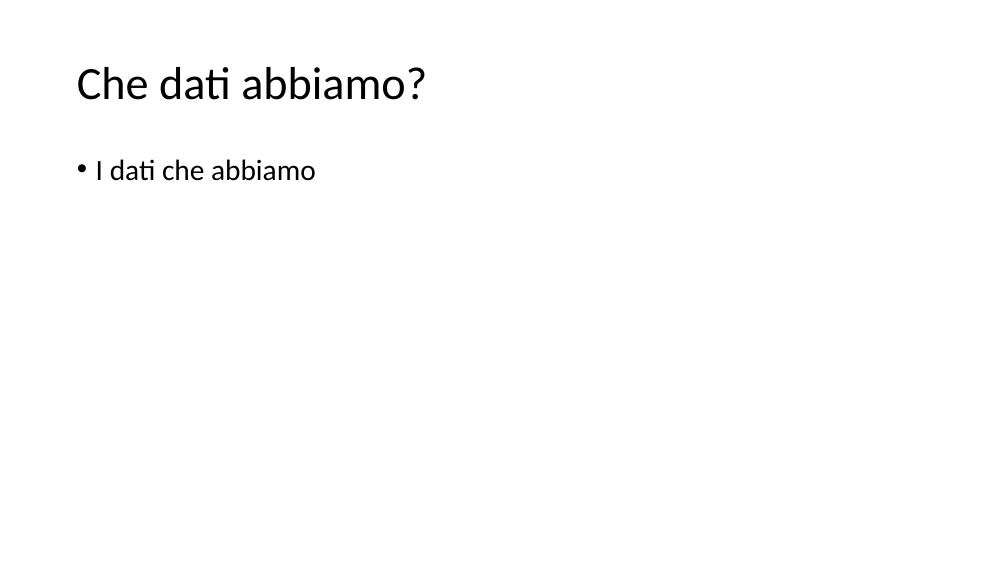
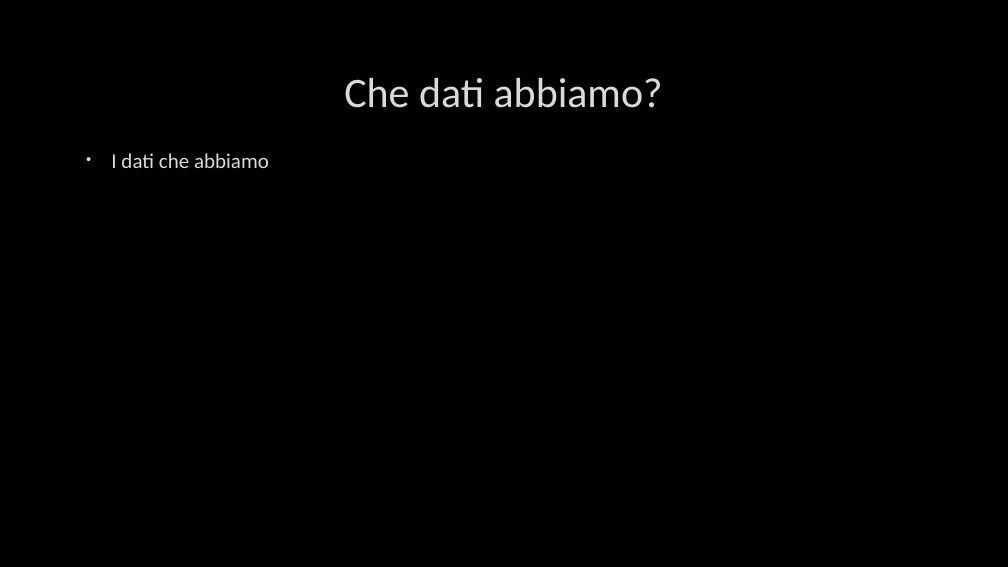
Before and after one commit to jstringara/Fintech, a slide deck: slide 2 of BC3/G/Bozza.pptx. Drawn at 1008x567 pixels with LibreOffice and Linux fonts; fonts in the diff are those of the drawing; background and template pictures are left out. Boxes give left, top, right and bottom in pixels: in the first picture for what was removed or moved away, otherwise in the second. Text is boxed around its words. In the diff, an @@ line names an element or a change of style, - is before the commit and + after.

```diff
--- a/BC3/G/Bozza.pptx
+++ b/BC3/G/Bozza.pptx
@@ background #FFFFFF to picture (left out) @@
@@ title "Che dati abbiamo?": place and size @@
-title "Che dati abbiamo?" at (77,67,427,100)
+title "Che dati abbiamo?" at (344,78,663,108)
@@ title "Che dati abbiamo?" at (344,78,663,108): size 44 to 40 pt, text colour #000000 to #DADADA, letter outline none to #404040 0.75 pt; alignment left to centre; line spacing 0.9 to 1 @@
@@ text "I dati che abbiamo": place and size @@
-text "I dati che abbiamo" at (96,159,316,181)
+text "I dati che abbiamo" at (111,153,269,168)
@@ text "I dati che abbiamo" at (111,153,269,168): size 28 to 20 pt, text colour #000000 to #DADADA, letter outline none to #404040 0.75 pt; indent changed; line spacing 0.9 to 1 @@
```
Also in this commit, not shown: 9 other slides changed, 4 slides added, 3 slides removed, 3 other files.
